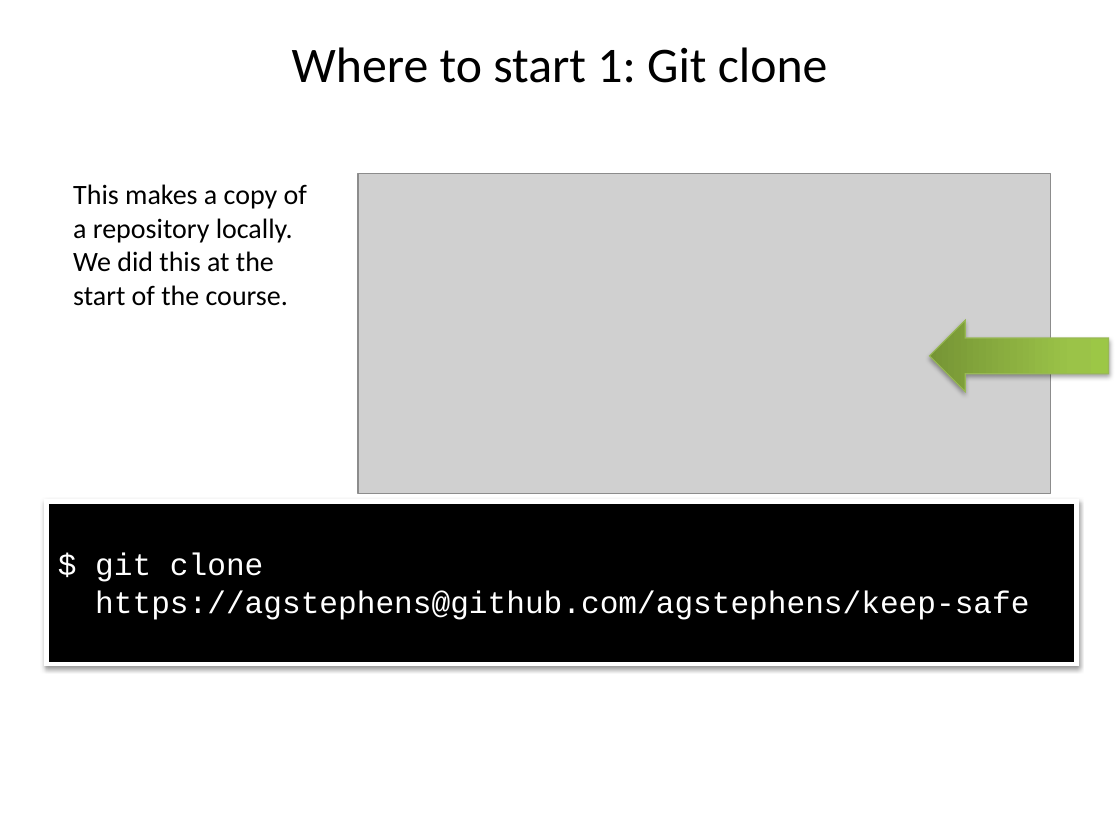
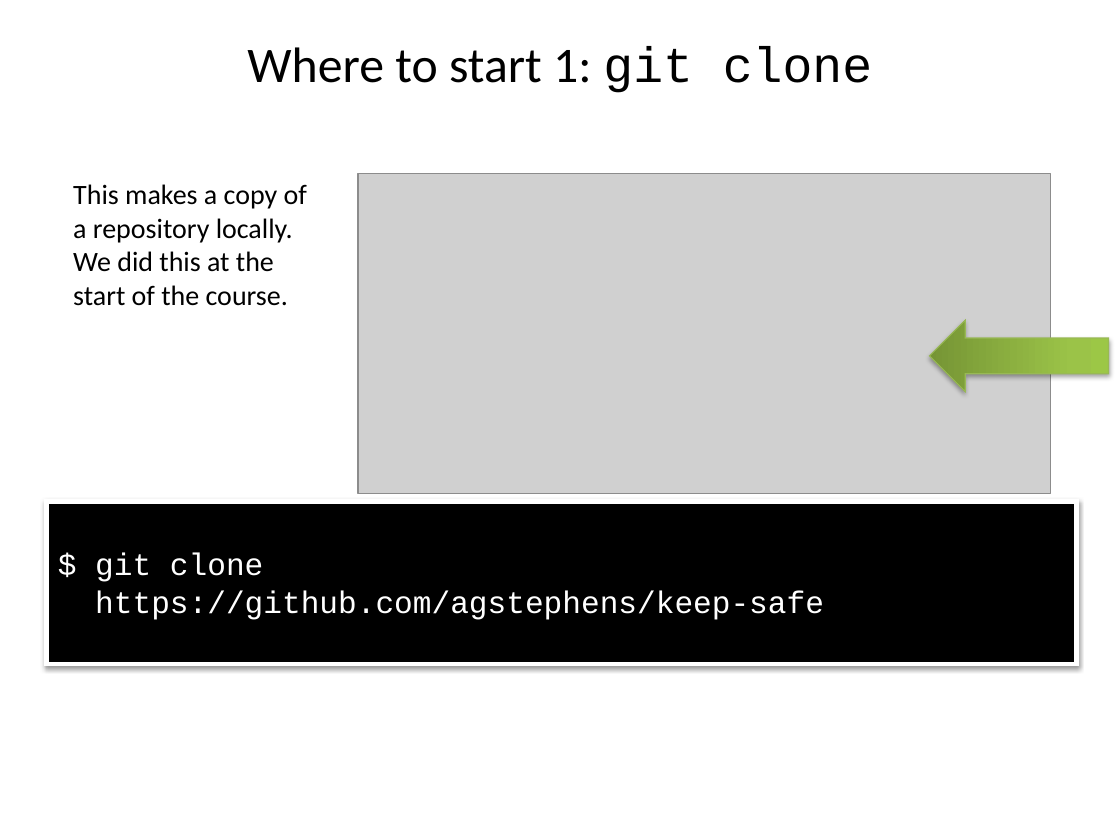
Before and after one commit to ncasuk/ncas-isc, a slide deck: slide 15 of shell/presentations/02_git2.pptx (slide 16 before the commit). Drawn at 1120x840 pixels with LibreOffice and Linux fonts; fonts in the diff are those of the drawing; grey boxes stand for pictures; background and template pictures are left out. Boxes give left, top, right and bottom in pixels: in the first picture for what was removed or moved away, otherwise in the second. Text is boxed around its words. In the diff, an @@ line names an element or a change of style, - is before the commit and + after.

```diff
--- a/shell/presentations/02_git2.pptx
+++ b/shell/presentations/02_git2.pptx
@@ title at [247,46,872,93]: text changed @@
-Where to start 1: Git clone
+Where to start 1: git clone
@@ text in rectangle at [95,553,824,620]: text changed @@
-$ git clone
-https://agstephens@github.com/agstephens/keep-safe
+$ git clone
+https://github.com/agstephens/keep-safe
```
Also in this commit, not shown: 10 other slides changed, 1 slide removed, 5 other files.
